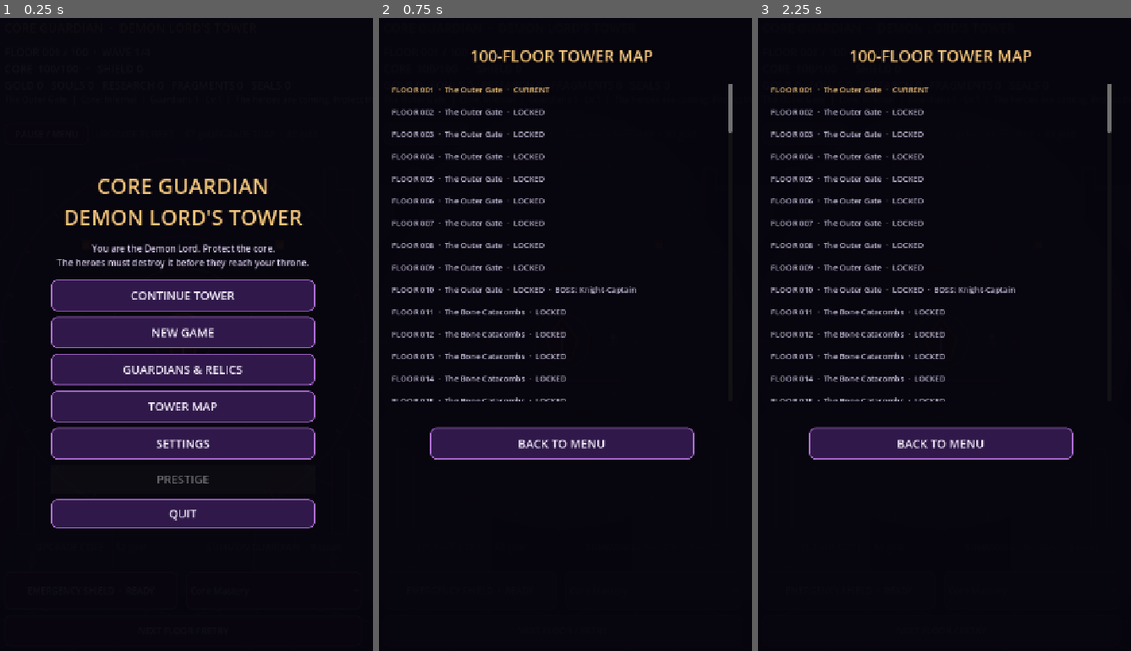
Above: before the commit, frames 1-3 (left to right).
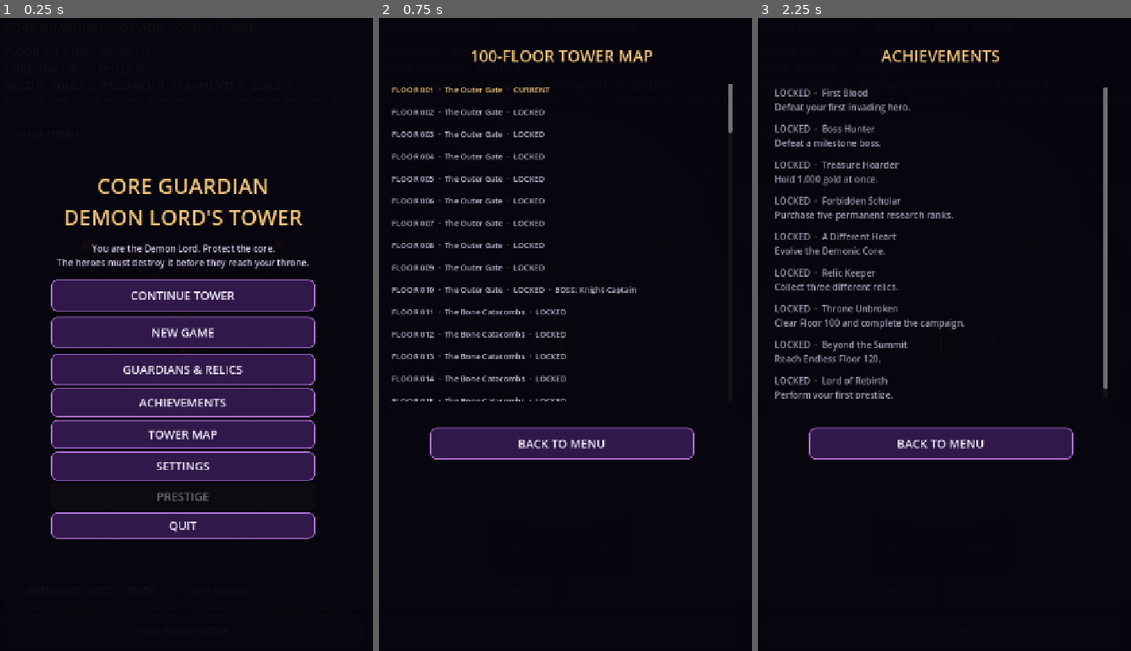
Above: after the commit, the same moments.

Repository: kage049754/Core-Guardian-Demon-Lord-s-Tower
Game: Godot game, scene res://scenes/main.tscn
Two runs of this game, one before a commit and one after it. Both use one fixed random seed, a clock stepped at 60 frames per second and the inputs below.
Inputs (mouse positions are in pixels of both pictures, inside the frame that each line leads up to):
- Up to frame 1 (0.25 s): no input
- Up to frame 2 (0.75 s): click "TOWER MAP" at 0.5 s
- Up to frame 3 (2.25 s): click "BACK TO MENU" at 1.25 s; click (940, 404) at 2 s, where only the run after the commit has a clickable "ACHIEVEMENTS"

The runs differ from the first frame. In frame 1, 8.9% of the frame differs, in the area x 13-85%, y 58-83%; in frame 2, nothing differs; in frame 3, 8.2%.

Commit message:
feat: implement persistent achievements and achievement screen

Diff:
--- a/scripts/main.gd
+++ b/scripts/main.gd
@@ -24,6 +24,9 @@
 var guardian_definitions: Array = []
 var enemy_definitions: Array = []
 var research_definitions: Array = []
+var achievement_definitions: Array = []
+var unlocked_achievements: Array = []
+var bosses_defeated := 0
 var relic_definitions: Array = []
 var unlocked_relics: Array = []
 var equipped_relics: Array = []
@@ -94,6 +97,7 @@
 	guardian_definitions = _load_content_array("res://content/guardians.json", "guardians")
 	enemy_definitions = _load_content_array("res://content/enemies.json", "archetypes")
 	research_definitions = _load_content_array("res://content/research.json", "branches")
+	achievement_definitions = _load_content_array("res://content/achievements.json", "achievements")
 	relic_definitions = _load_content_array("res://content/relics.json", "relics")
 	_build_ui()
 	_load_game()
@@ -111,6 +115,7 @@
 		game_clock += delta
 		_update_combat(delta)
 		_update_ui()
+	_check_achievements()
 	queue_redraw()
 
 func _notification(what: int) -> void:
@@ -209,11 +214,12 @@
 	_add_menu_button(menu_overlay, "CONTINUE TOWER", Rect2(110, 510, 500, 60), _enter_tower)
 	_add_menu_button(menu_overlay, "NEW GAME", Rect2(110, 580, 500, 60), _confirm_new_game)
 	_add_menu_button(menu_overlay, "GUARDIANS & RELICS", Rect2(110, 650, 500, 60), _open_collection)
-	_add_menu_button(menu_overlay, "TOWER MAP", Rect2(110, 720, 500, 60), _open_tower_map)
-	_add_menu_button(menu_overlay, "SETTINGS", Rect2(110, 790, 500, 60), _open_settings)
-	prestige_button = _add_menu_button(menu_overlay, "PRESTIGE", Rect2(110, 860, 500, 55), _confirm_prestige)
+	_add_menu_button(menu_overlay, "ACHIEVEMENTS", Rect2(110, 715, 500, 55), _open_achievements)
+	_add_menu_button(menu_overlay, "TOWER MAP", Rect2(110, 775, 500, 55), _open_tower_map)
+	_add_menu_button(menu_overlay, "SETTINGS", Rect2(110, 835, 500, 55), _open_settings)
+	prestige_button = _add_menu_button(menu_overlay, "PRESTIGE", Rect2(110, 895, 500, 50), _confirm_prestige)
 	prestige_button.disabled = true
-	_add_menu_button(menu_overlay, "QUIT", Rect2(110, 925, 500, 55), func(): get_tree().quit())
+	_add_menu_button(menu_overlay, "QUIT", Rect2(110, 950, 500, 50), func(): get_tree().quit())
 
 func _add_menu_button(parent: Control, text_value: String, rect: Rect2, action: Callable) -> Button:
 	var button := Button.new()
@@ -276,6 +282,62 @@
 
 func _has_relic(relic_id: String) -> bool:
 	return equipped_relics.has(relic_id)
+
+
+func _open_achievements() -> void:
+	_show_menu_panel("ACHIEVEMENTS")
+	var scroll := ScrollContainer.new()
+	scroll.position = Vector2(45, 145)
+	scroll.size = Vector2(630, 590)
+	collection_overlay.add_child(scroll)
+	var list := VBoxContainer.new()
+	list.custom_minimum_size = Vector2(600, 0)
+	scroll.add_child(list)
+	for achievement in achievement_definitions:
+		var achievement_id := str(achievement.get("id", ""))
+		var unlocked := unlocked_achievements.has(achievement_id)
+		var row := Label.new()
+		row.text = ("UNLOCKED  ·  " if unlocked else "LOCKED  ·  ") + str(achievement.get("name", "Achievement")) + "\n" + str(achievement.get("description", ""))
+		row.custom_minimum_size = Vector2(590, 64)
+		row.autowrap_mode = TextServer.AUTOWRAP_WORD_SMART
+		row.add_theme_font_size_override("font_size", 17)
+		row.add_theme_color_override("font_color", Color(0.95, 0.77, 0.48) if unlocked else Color(0.65, 0.62, 0.72))
+		list.add_child(row)
+	_add_menu_button(collection_overlay, "BACK TO MENU", Rect2(110, 790, 500, 60), _close_menu_panel)
+
+func _check_achievements() -> void:
+	var newly_unlocked: Array[String] = []
+	for achievement in achievement_definitions:
+		var achievement_id := str(achievement.get("id", ""))
+		if achievement_id.is_empty() or unlocked_achievements.has(achievement_id):
+			continue
+		var complete := false
+		match achievement_id:
+			"first_blood":
+				complete = defeated >= 1
+			"boss_hunter":
+				complete = bosses_defeated >= 1
+			"treasure_hoarder":
+				complete = gold >= 1000
+			"researcher":
+				complete = research_level >= 5
+			"core_evolver":
+				complete = core_evolution != "infernal"
+			"relic_keeper":
+				complete = unlocked_relics.size() >= 3
+			"tower_conqueror":
+				complete = campaign_won
+			"endless_survivor":
+				complete = endless_mode and floor_number >= 120
+			"prestige_lord":
+				complete = prestige_count >= 1
+		if complete:
+			unlocked_achievements.append(achievement_id)
+			newly_unlocked.append(str(achievement.get("name", achievement_id)))
+	if not newly_unlocked.is_empty():
+		message = "Achievement unlocked: " + ", ".join(newly_unlocked)
+		message_clock = 4.0
+		_save_game()
 
 func _open_tower_map() -> void:
 	_show_menu_panel("100-FLOOR TOWER MAP")
@@ -934,6 +996,8 @@
 
 func _on_enemy_defeated(enemy: Dictionary) -> void:
 	defeated += 1
+	if bool(enemy.get("boss", false)):
+		bosses_defeated += 1
 	gold += 8 + floor_number * 2 + (25 if enemy["boss"] else 0)
 	souls += 1 + (5 if enemy["boss"] else 0)
 	if core_evolution == "soulbound":
@@ -1254,6 +1318,8 @@
 		"research_points": research_points,
 		"relic_fragments": relic_fragments,
 		"unlocked_relics": unlocked_relics,
+		"unlocked_achievements": unlocked_achievements,
+		"bosses_defeated": bosses_defeated,
 		"equipped_relics": equipped_relics,
 		"reduced_effects": reduced_effects,
 		"demon_seals": demon_seals,
@@ -1335,6 +1401,9 @@
 	relic_fragments = maxi(0, int(data.get("relic_fragments", 0)))
 	var saved_relics: Variant = data.get("unlocked_relics", [])
 	unlocked_relics = saved_relics if typeof(saved_relics) == TYPE_ARRAY else []
+	var saved_achievements: Variant = data.get("unlocked_achievements", [])
+	unlocked_achievements = saved_achievements if typeof(saved_achievements) == TYPE_ARRAY else []
+	bosses_defeated = maxi(0, int(data.get("bosses_defeated", 0)))
 	var saved_equipped: Variant = data.get("equipped_relics", [])
 	equipped_relics = []
 	if typeof(saved_equipped) == TYPE_ARRAY:
